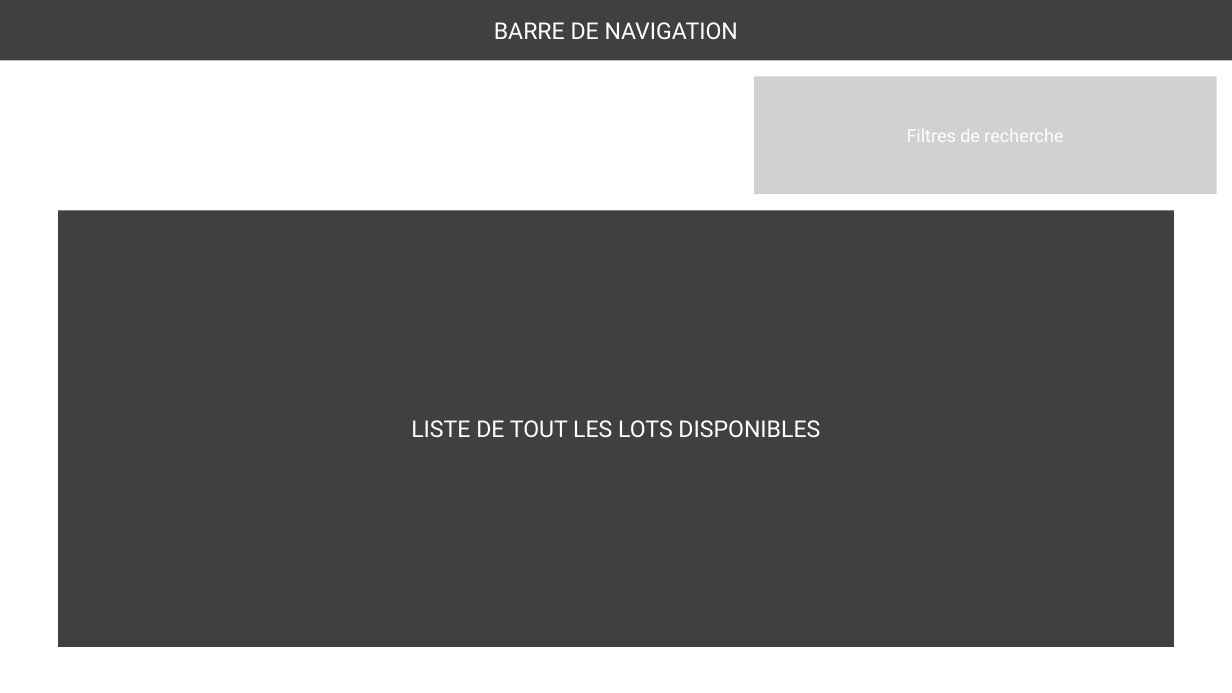
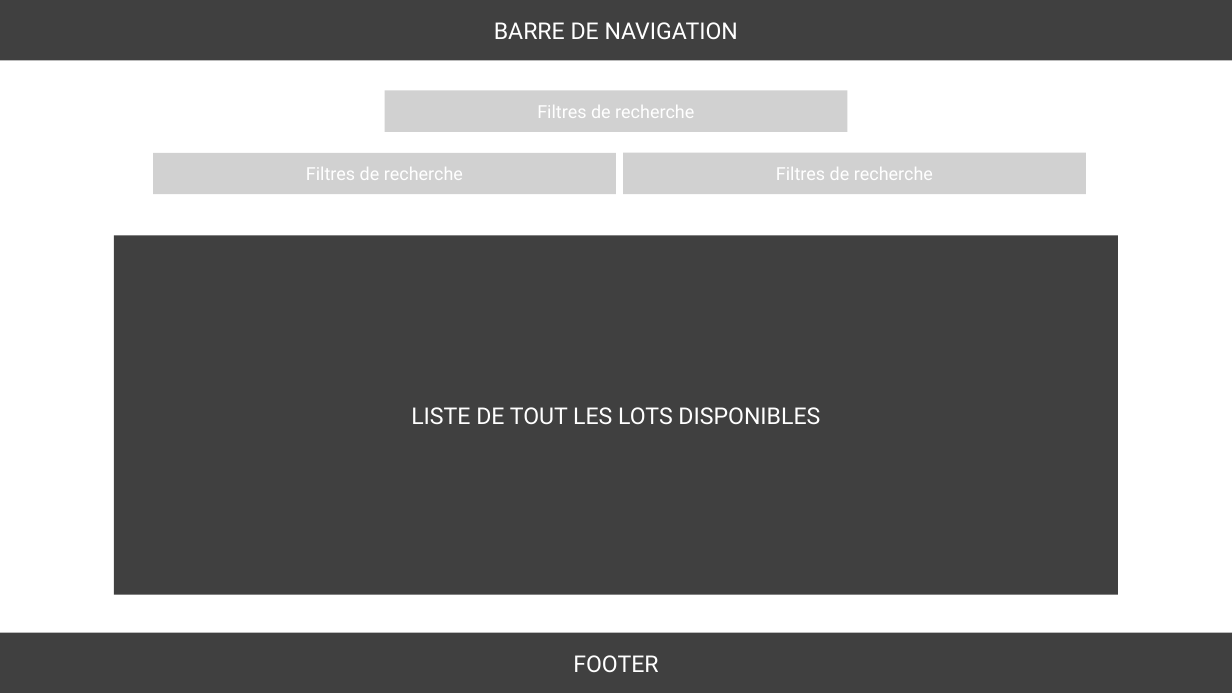
Before and after one commit to ETML-ES-PROJ-LABE-LAFE/LesJardiniersDuDimanche-Frontend, a slide deck: slide 3 of Annexes/MockupEnchere.pptx. Drawn at 1232x693 pixels with LibreOffice and Linux fonts; fonts in the diff are those of the drawing; background and template pictures are left out. Boxes give left, top, right and bottom in pixels: in the first picture for what was removed or moved away, otherwise in the second. Text is boxed around its words. In the diff, an @@ line names an element or a change of style, - is before the commit and + after.

```diff
--- a/Annexes/MockupEnchere.pptx
+++ b/Annexes/MockupEnchere.pptx
@@ rectangle "Filtres de recherche": place and size @@
-rectangle "Filtres de recherche" at [754, 77, 1217, 194]
+rectangle "Filtres de recherche" at [384, 91, 848, 132]
@@ rectangle added at [153, 152, 616, 194], fill #D1D1D1, 14 pt, text #FFFFFF @@
+Filtres de recherche
@@ rectangle added at [623, 152, 1086, 194], fill #D1D1D1, 14 pt, text #FFFFFF @@
+Filtres de recherche
@@ rectangle "LISTE DE TOUT LES LOTS ...": place and size @@
-rectangle "LISTE DE TOUT LES LOTS ..." at [58, 211, 1175, 647]
+rectangle "LISTE DE TOUT LES LOTS ..." at [114, 236, 1118, 595]
@@ rectangle added at [0, 633, 1232, 693], fill #404040, 18 pt, text #FFFFFF @@
+FOOTER
```
Also in this commit, not shown: 3 other slides changed, 4 slides added.
